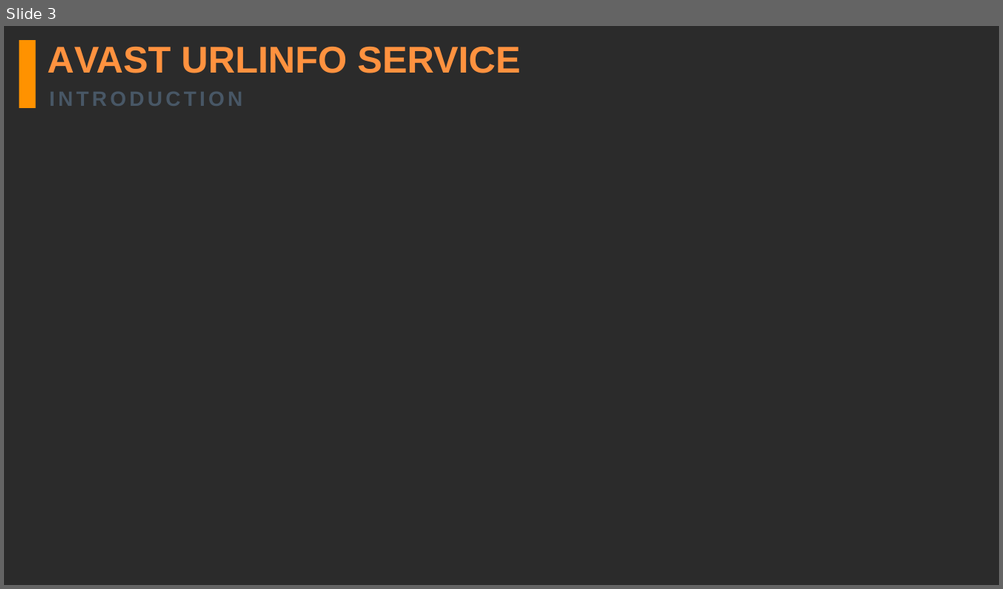
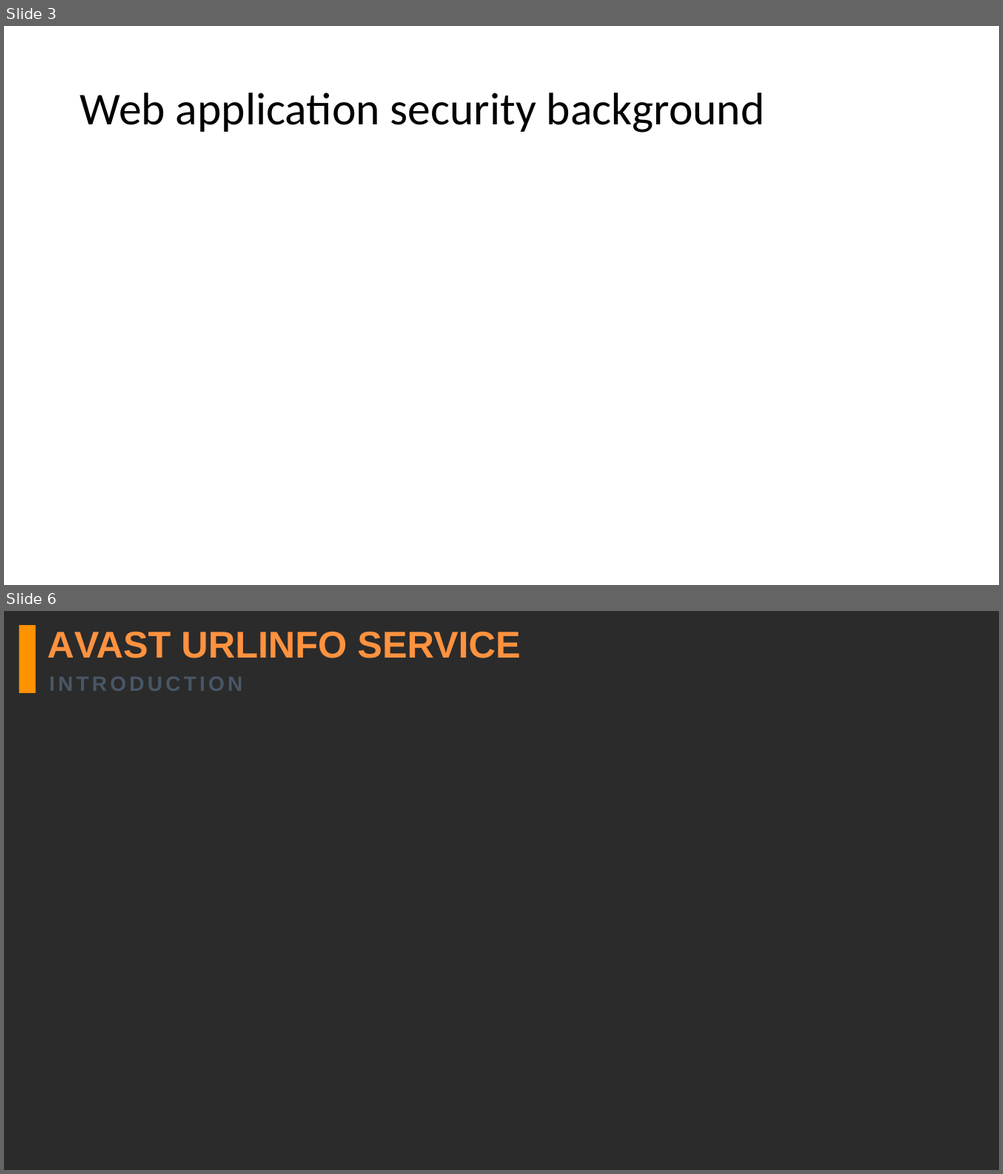
Before and after one commit to jacqbb/webscan, a slide deck: urlinfo_presentation.pptx. Shown one above the other, each under a label of ours: slide 3 before the commit, slides 3 and 6 after it; the slides between them are not shown. The pictures are 1003x589 and 1003x1174 pixels, drawn with LibreOffice and Linux fonts; fonts in the diff are those of the drawing; background and template pictures are left out; a plain dark background stands for a picture behind light text. Boxes give left, top, right and bottom in pixels: in the first picture for what was removed or moved away, otherwise in the second. Text is boxed around its words. In the diff, an @@ line names an element or a change of style, - is before the commit and + after.

Commit message:
add screenshot of web security statistic from SB, add more reference matierials going to put them on PPT

```diff
--- a/urlinfo_presentation.pptx
+++ b/urlinfo_presentation.pptx
@@ slide 3 added at (4, 26, 999, 585), background picture (left out) @@
@@ title added at (79, 93, 765, 133), 44 pt, text #000000 @@
+Web application security background
@@ what was slide 3 is now slide 6 @@
```
Also in this commit, not shown: 1 slide changed, 3 other slides added, 5 other files.
